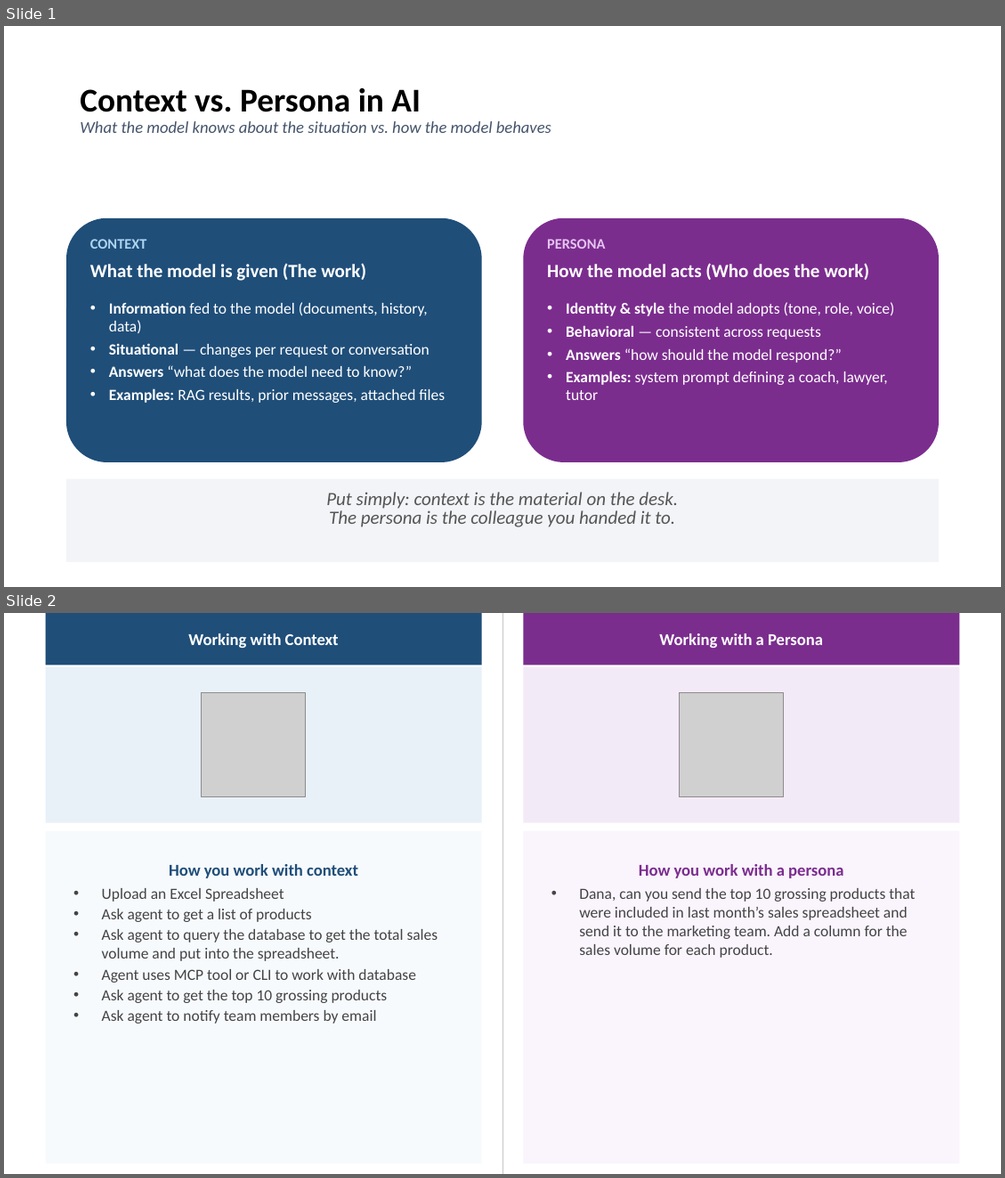
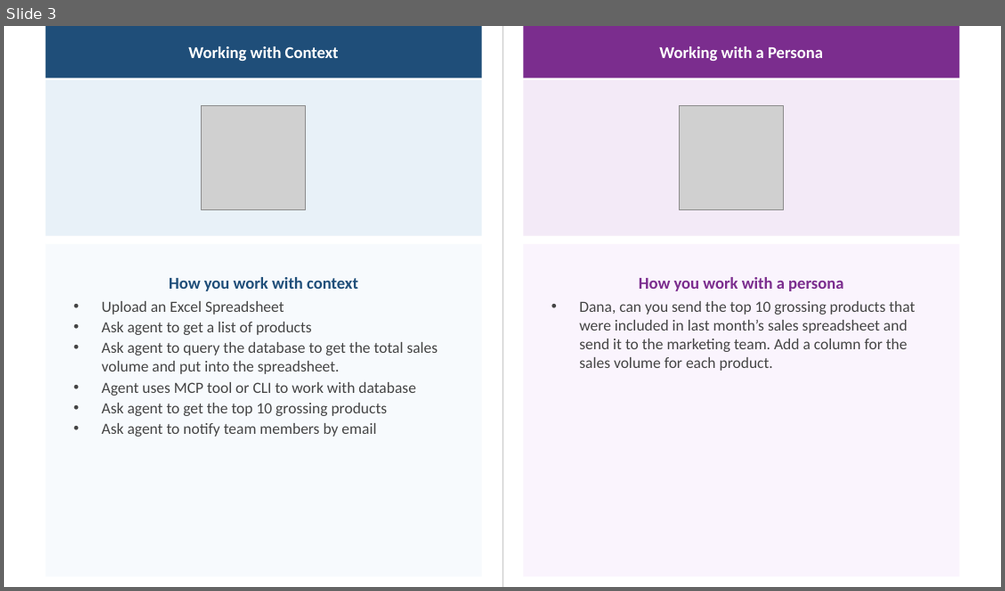
Before and after one commit to greenflagsoftware/virtual-team, a slide deck: docs/Materials.pptx. Shown one above the other, each under a label of ours: slides 1 and 2 before the commit, slide 3 after it. The pictures are 1005x1178 and 1005x591 pixels, drawn with LibreOffice and Linux fonts; fonts in the diff are those of the drawing; grey boxes stand for pictures. Boxes give left, top, right and bottom in pixels: in the first picture for what was removed or moved away, otherwise in the second. Text is boxed around its words. In the diff, an @@ line names an element or a change of style, - is before the commit and + after.

Commit message:
update ppt

```diff
--- a/docs/Materials.pptx
+++ b/docs/Materials.pptx
@@ slide 1 removed at [4,26,1001,587], background #FFFFFF @@
@@ title removed at [80,88,551,133] @@
-Context vs. Persona in AI
-What the model knows about the situation vs. how the model behaves
@@ rounded rectangle removed at [66,218,482,462] @@
@@ text removed at [90,239,147,248] @@
-CONTEXT
@@ rounded rectangle removed at [523,218,938,462] @@
@@ text removed at [547,239,605,248] @@
-PERSONA
@@ text removed at [90,263,366,281] @@
-What the model is given (The work)
@@ text removed at [547,263,869,280] @@
-How the model acts (Who does the work)
@@ text removed at [109,302,445,402] @@
-• Information fed to the model (documents, history, data)
-• Situational — changes per request or conversation
-• Answers “what does the model need to know?”
-• Examples: RAG results, prior messages, attached files
@@ text removed at [566,302,894,400] @@
-• Identity & style the model adopts (tone, role, voice)
-• Behavioral — consistent across requests
-• Answers “how should the model respond?”
-• Examples: system prompt defining a coach, lawyer, tutor
@@ rectangle removed at [66,479,938,562] @@
@@ text removed at [326,491,678,527] @@
-Put simply: context is the material on the desk.
-The persona is the colleague you handed it to.
@@ what was slide 2 is now slide 3 @@
```
Also in this commit, not shown: 2 slides added.
